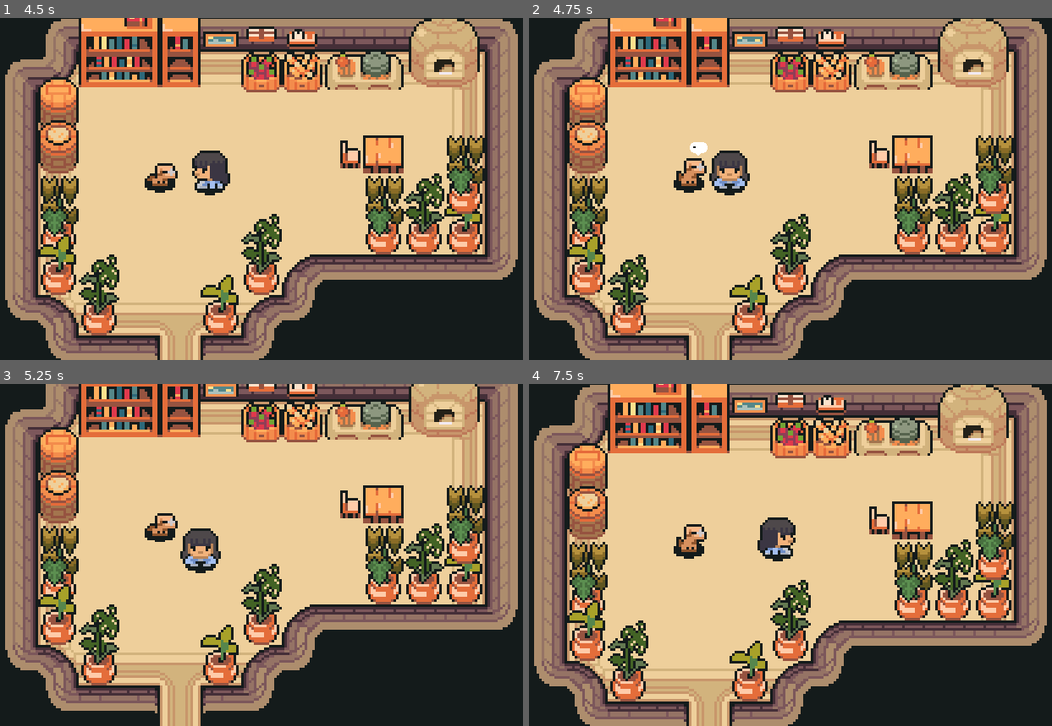
Above: before the commit, frames 1-4 (two rows, left to right).
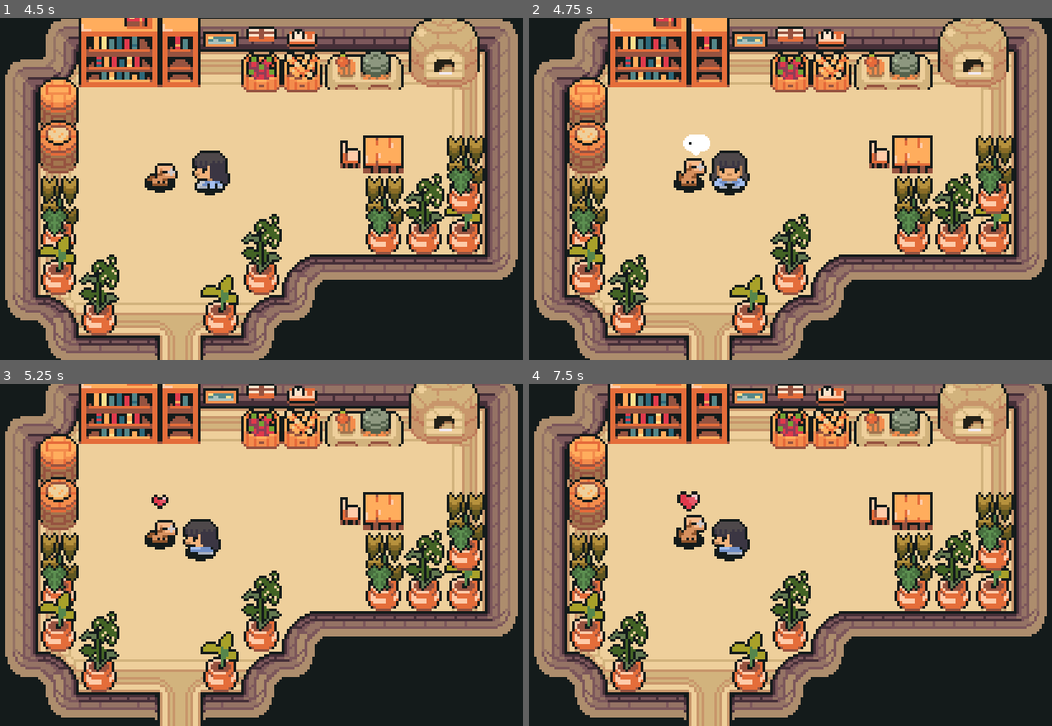
Above: after the commit, the same moments.

Repository: gynura/to_you
Game: Godot game, scene res://scenes/maps/heroine_house_interior.tscn
The game is run twice, just before and just after one commit, with the same random seed, the same clock (stepped at 60 frames per second) and the same inputs. This scene is started directly instead of the project's main scene.
Inputs:
- Up to frame 1 (4.5 s): hold D (ui_right) 0.53-1.28 s; tap E (interact_button) every 0.75 s from 0.6 to 4.35 s; hold S (ui_down) 1.28-2.03 s; hold D (ui_right) 2.03-2.78 s; hold W (ui_up) 2.78-3.53 s; hold A (ui_left) from 3.53 s (still down)
- Up to frame 2 (4.75 s): keep holding A (ui_left)
- Up to frame 3 (5.25 s): release A (ui_left) at 5.03 s; hold S (ui_down) from 5.03 s (still down); tap E (interact_button) at 5.1 s
- Up to frame 4 (7.5 s): release S (ui_down) at 5.78 s; hold D (ui_right) 5.78-6.53 s; tap E (interact_button) at 5.85, 6.6, 7.35 s; hold W (ui_up) 6.53-7.28 s; hold D (ui_right) from 7.28 s (still down)

Frame 1 is identical in both runs. In frame 2, 0.2% of the frame differs, in the area x 29-35%, y 34-41%; in frame 3, 33%; in frame 4, 39%, in the area x 0-100%, y 0-100%.

Commit message:
pet the dog mechanic implemented

Diff:
--- a/scenes/maps/heroine_house_interior.tscn
+++ b/scenes/maps/heroine_house_interior.tscn
@@ -3726,9 +3726,12 @@
 layer_4/z_index = 3
 layer_4/tile_data = PackedInt32Array(131075, 524291, 7, 131076, 589827, 7, 131077, 196611, 7, 131083, 1900548, 11, 131084, 1966084, 11, 458754, 3, 7, 524290, 3, 8, 262146, 1048580, 14, 327682, 1048580, 15)
 
-[node name="Doggy" parent="." instance=ExtResource("7_aik6a")]
+[node name="Doggy" parent="." node_paths=PackedStringArray("player") instance=ExtResource("7_aik6a")]
 y_sort_enabled = true
 position = Vector2(81, 96)
+player = NodePath("../player")
 
 [node name="player" parent="." instance=ExtResource("4_50fkm")]
 position = Vector2(120, 101)
+
+[connection signal="pet_dog" from="Doggy" to="player" method="_on_doggy_pet_dog"]
--- a/scenes/npcs/doggy.gd
+++ b/scenes/npcs/doggy.gd
@@ -1,4 +1,6 @@
 extends CharacterBody2D
+
+@export var player: CharacterBody2D
 
 # States of the state-machine
 enum{
@@ -6,6 +8,7 @@
 	MOVE,
 	NEW_DIRECTION
 }
+signal pet_dog
 const SPEED = 30.0
 const MAX_PIXELS_TO_MOVE = 25
 const RECALCULATED_MAX_PIXELS_TO_MOVE = MAX_PIXELS_TO_MOVE - 0.01
@@ -13,10 +16,16 @@
 var direction = Vector2.RIGHT
 # With this variable we can control that it never goes out of bounds when randomly moving
 var start_position
+var canInteract = false
 
 func _ready():
 	start_position = position
 	randomize()
+
+func _physics_process(delta):
+	if Input.is_action_just_pressed("interact_button"):
+		if canInteract:
+			petTheDoggy()
 
 func _process(delta):
 	match current_state:
@@ -67,18 +76,29 @@
 		if $Heart.visible == false:
 			$Bubble.visible = true
 			$Bubble.play("default")
-		#if $HeartTimer.is_stopped():
-			#$Heart.visible = true
-			#$HeartTimer.start()
-		if Input.is_action_just_pressed("interact_button"):
-			print("yije")
-	pass # Replace with function body.
+			canInteract = true
+	elif current_state == MOVE:
+		direction = direction * -1
 
+func petTheDoggy():
+	set_process(false)
+	$AnimatedSprite2D.play("idle")
+	pet_dog.emit()
+	controlHeartParticle()
+
+func controlHeartParticle():
+	if $HeartTimer.is_stopped():
+			$Bubble.stop()
+			$Bubble.visible = false
+			$Heart.visible = true
+			$HeartTimer.start()
 
 func _on_heart_timer_timeout():
+	set_process(true)
 	$Heart.visible = false
 
 func _on_area_2d_body_exited(body):
 	if body.name == "player":
 		$Bubble.stop()
 		$Bubble.visible = false
+		canInteract = false
--- a/scenes/npcs/doggy.tscn
+++ b/scenes/npcs/doggy.tscn
@@ -142,10 +142,12 @@
 
 [node name="Heart" type="AnimatedSprite2D" parent="."]
 visible = false
+y_sort_enabled = true
 position = Vector2(-1, -12)
+scale = Vector2(1.125, 1.125)
 sprite_frames = SubResource("SpriteFrames_ldatc")
 autoplay = "default"
-frame_progress = 0.874366
+frame_progress = 0.393817
 
 [node name="Area2D" type="Area2D" parent="."]
 
@@ -157,9 +159,12 @@
 
 [node name="Bubble" type="AnimatedSprite2D" parent="."]
 visible = false
-position = Vector2(3, -10)
-scale = Vector2(0.375, 0.375)
+z_index = 3
+y_sort_enabled = true
+position = Vector2(2.375, -11.5)
+scale = Vector2(0.5625, 0.5625)
 sprite_frames = SubResource("SpriteFrames_fvvkm")
+frame_progress = 0.155693
 
 [connection signal="timeout" from="Timer" to="." method="_on_timer_timeout"]
 [connection signal="body_entered" from="Area2D" to="." method="_on_area_2d_body_entered"]
--- a/scenes/player.gd
+++ b/scenes/player.gd
@@ -1,6 +1,7 @@
 extends CharacterBody2D
 
-@export var speed: int = 55
+var speed: int = 55
+var animationDirection
 
 func handleInput():
 	var moveDirection = Input.get_vector("ui_left", "ui_right", "ui_up", "ui_down")
@@ -21,7 +22,7 @@
 	if velocity.length() == 0:
 		$AnimationPlayer.play("iddle")
 	else:
-		var animationDirection = "down"
+		animationDirection = "down"
 		if velocity.x < 0: animationDirection = "left"
 		elif velocity.x > 0: animationDirection = "right"
 		elif velocity.y < 0: animationDirection = "up"
@@ -38,3 +39,16 @@
 	$Camera2D.limit_right = tilemap_rect.end.x * tilemap_cell_size.x
 	$Camera2D.limit_top = tilemap_rect.position.y * tilemap_cell_size.y
 	$Camera2D.limit_bottom = tilemap_rect.end.y * tilemap_cell_size.y
+
+
+func _on_doggy_pet_dog():
+	set_physics_process(false)
+	$Timer.start()
+	if get_parent().get_node("Doggy").position.x >= position.x:
+		$AnimationPlayer.play("pet_doggy_right")
+	else:
+		$AnimationPlayer.play("pet_doggy_left")
+
+
+func _on_timer_timeout():
+	set_physics_process(true)
--- a/scenes/player.tscn
+++ b/scenes/player.tscn
@@ -108,10 +108,42 @@
 "values": [Vector2i(1, 0), Vector2i(1, 1), Vector2i(1, 2), Vector2i(1, 3)]
 }
 
+[sub_resource type="Animation" id="Animation_e8fmg"]
+resource_name = "pet_doggy_right"
+tracks/0/type = "value"
+tracks/0/imported = false
+tracks/0/enabled = true
+tracks/0/path = NodePath("Sprite2D:frame_coords")
+tracks/0/interp = 1
+tracks/0/loop_wrap = true
+tracks/0/keys = {
+"times": PackedFloat32Array(0),
+"transitions": PackedFloat32Array(1),
+"update": 1,
+"values": [Vector2i(3, 1)]
+}
+
+[sub_resource type="Animation" id="Animation_rvruw"]
+resource_name = "pet_doggy_left"
+tracks/0/type = "value"
+tracks/0/imported = false
+tracks/0/enabled = true
+tracks/0/path = NodePath("Sprite2D:frame_coords")
+tracks/0/interp = 1
+tracks/0/loop_wrap = true
+tracks/0/keys = {
+"times": PackedFloat32Array(0),
+"transitions": PackedFloat32Array(1),
+"update": 1,
+"values": [Vector2i(2, 1)]
+}
+
 [sub_resource type="AnimationLibrary" id="AnimationLibrary_ululp"]
 _data = {
 "RESET": SubResource("Animation_cp6nb"),
 "iddle": SubResource("Animation_gjwjc"),
+"pet_doggy_left": SubResource("Animation_rvruw"),
+"pet_doggy_right": SubResource("Animation_e8fmg"),
 "walk_down": SubResource("Animation_0nb13"),
 "walk_left": SubResource("Animation_nofjw"),
 "walk_right": SubResource("Animation_fga6h"),
@@ -148,3 +180,9 @@
 z_index = -1
 position = Vector2(0, -1)
 texture = ExtResource("2_20v04")
+
+[node name="Timer" type="Timer" parent="."]
+wait_time = 0.75
+one_shot = true
+
+[connection signal="timeout" from="Timer" to="." method="_on_timer_timeout"]
Not shown: 1 places in scenes/player.tscn that only renumber resources
